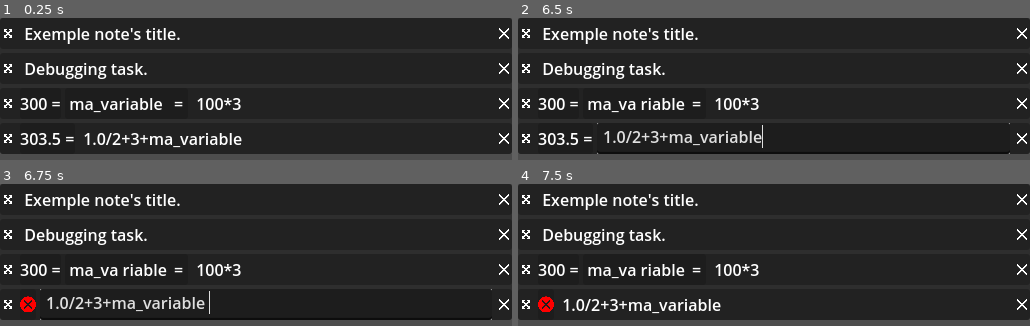
Above: before the commit, frames 1-4 (two rows, left to right).
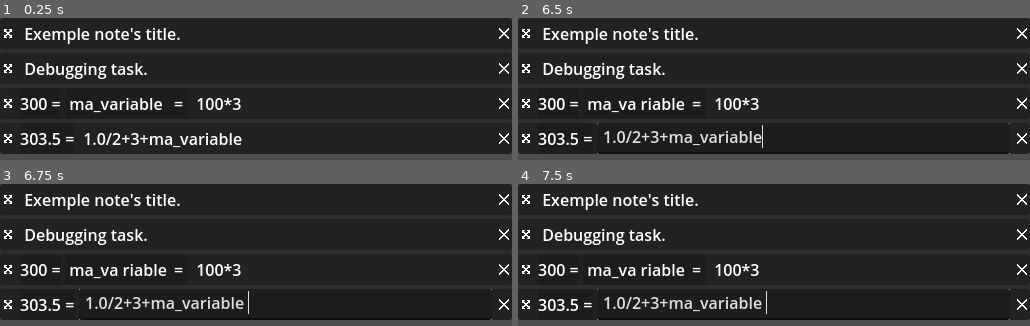
Above: after the commit, the same moments.

Repository: xorblo-doitus/Bloc-notes-plus-plus
Game: Godot game, scene res://src/app/main.tscn
The game is run twice, just before and just after one commit, with the same random seed, the same clock (stepped at 60 frames per second) and the same inputs. The engine's default icon, where the game draws it, is replaced by a stand-in: a white triangle on a blue panel in a dark square.
Inputs (mouse positions are in pixels of both pictures, inside the frame that each line leads up to):
- Up to frame 1 (0.25 s): no input
- Up to frame 2 (6.5 s): click (528, 33) at 0.52 s; click (528, 33) at 1.27 s; click (528, 33) at 2.02 s; tap Enter at 2.75, 4.25, 5.75 s; drag from (774, 33) to (825, 130) at 2.77 s; tap Space at 3.5, 5 s; drag from (774, 69) to (outside the picture) at 3.52 s; move the mouse to (635, 103) at 4.27 s; tap Ctrl at 4.35 s; click (635, 103) at 4.42 s; drag from (861, 103) to (620, 158) at 5.02 s; drag from (804, 138) to (outside the picture) at 5.77 s
- Up to frame 3 (6.75 s): tap Space at 6.5 s; drag from (102, 324) to (179, 283) at 6.52 s
- Up to frame 4 (7.5 s): click (543, 304) at 7.27 s

Frames 1-2 are identical in both runs. In frame 3, 2.3% of the frame differs, in the area x 3-49%, y 73-96%; in frame 4, 2.4%, in the area x 3-97%, y 73-96%.

Commit message:
Quick fix

Diff:
--- a/src/note/calculus/calculus.gd
+++ b/src/note/calculus/calculus.gd
@@ -63,10 +63,16 @@
 	return expression
 
 
+var error: ErrorHelper
 ## [b]READONLY[/b]: The value of the current
 var value: Variant:
 	set(_new):
 		var calculated: Variant = calculate()
+		if calculated is ErrorHelper:
+			error = calculated
+			return
+		error = null
+
 		if typeof(calculated) == typeof(value) and calculated == value:
 			return
 		var old: Variant = value
